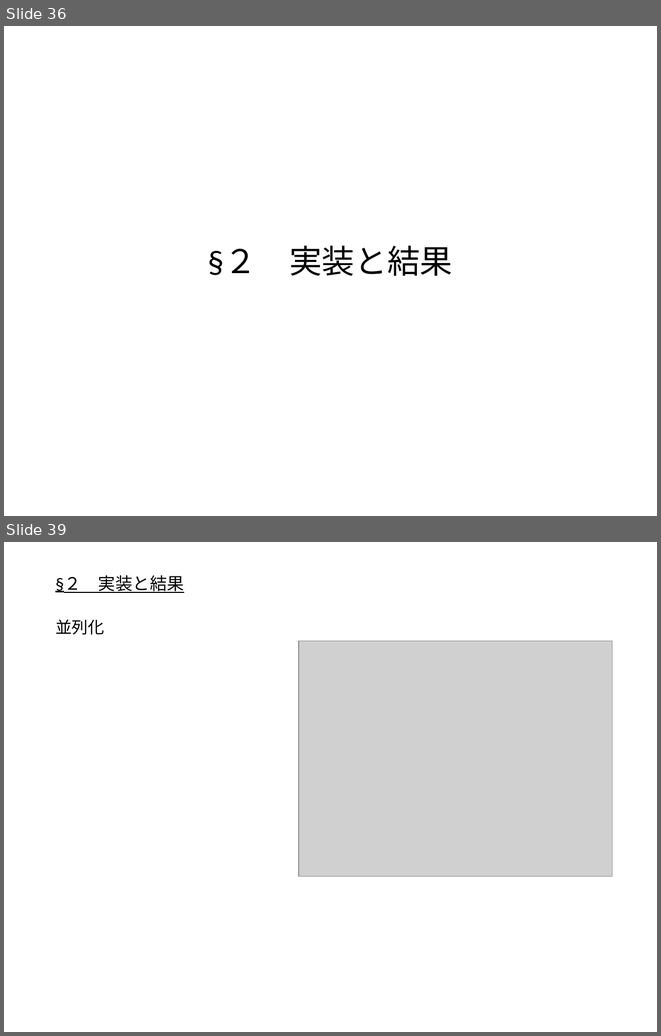
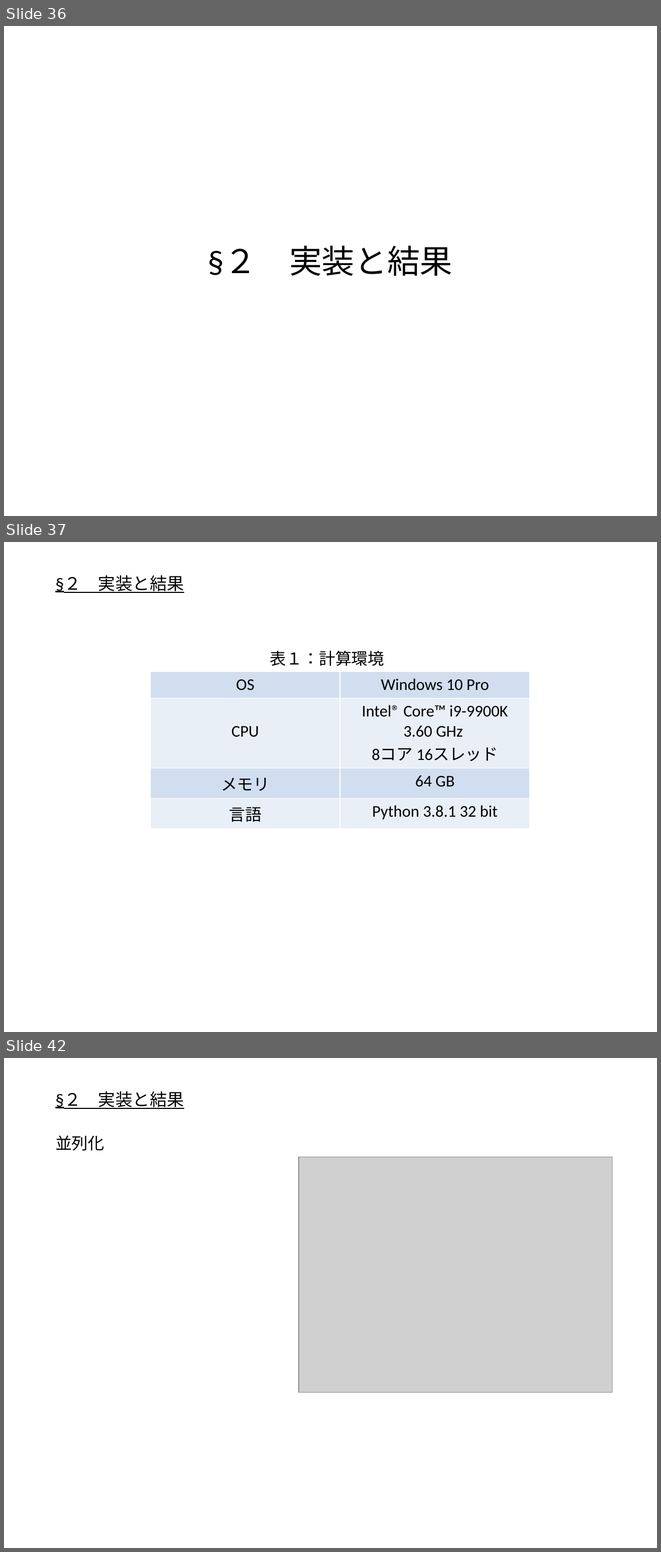
Before and after one commit to outk/graduate_thesis, a slide deck: 量子状態トモグラフィー.pptx. Shown one above the other, each under a label of ours: slides 36 and 39 before the commit, slides 36, 37 and 42 after it; the slides between them are not shown. The pictures are 661x1036 and 661x1552 pixels, drawn with LibreOffice and Linux fonts; fonts in the diff are those of the drawing; grey boxes stand for pictures. Boxes give left, top, right and bottom in pixels: in the first picture for what was removed or moved away, otherwise in the second. Text is boxed around its words. In the diff, an @@ line names an element or a change of style, - is before the commit and + after.

```diff
--- a/量子状態トモグラフィー.pptx
+++ b/量子状態トモグラフィー.pptx
@@ slide 37 added at bbox=[4, 542, 657, 1032], background #FFFFFF @@
@@ title added at bbox=[49, 571, 612, 597], outline #FFFFFF 0.75 pt, 18.9 pt, text #000000, underline @@
+§２ 実装と結果
@@ text added at bbox=[270, 651, 385, 666], 18 pt, text #000000 @@
+表１：計算環境
@@ table added at bbox=[150, 671, 530, 824], 4 rows, 2 columns @@
+OS | Windows 10 Pro
+CPU | Intel® Core™ i9-9900K / 3.60 GHz / 8コア 16スレッド
+メモリ | 64 GB
+言語 | Python 3.8.1 32 bit
@@ what was slide 39 is now slide 42 @@
```
Also in this commit, not shown: 2 slides changed, 2 other slides added.
